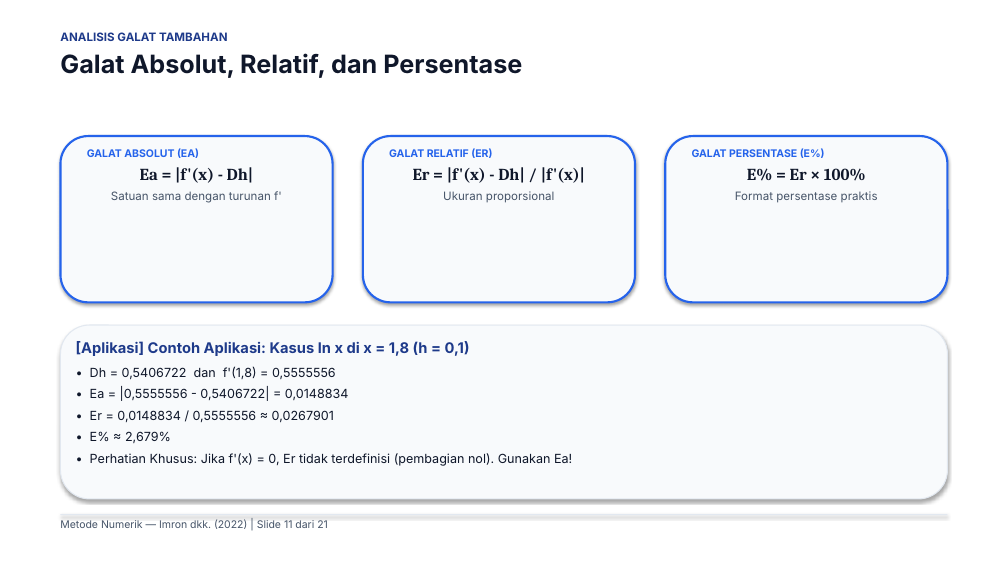
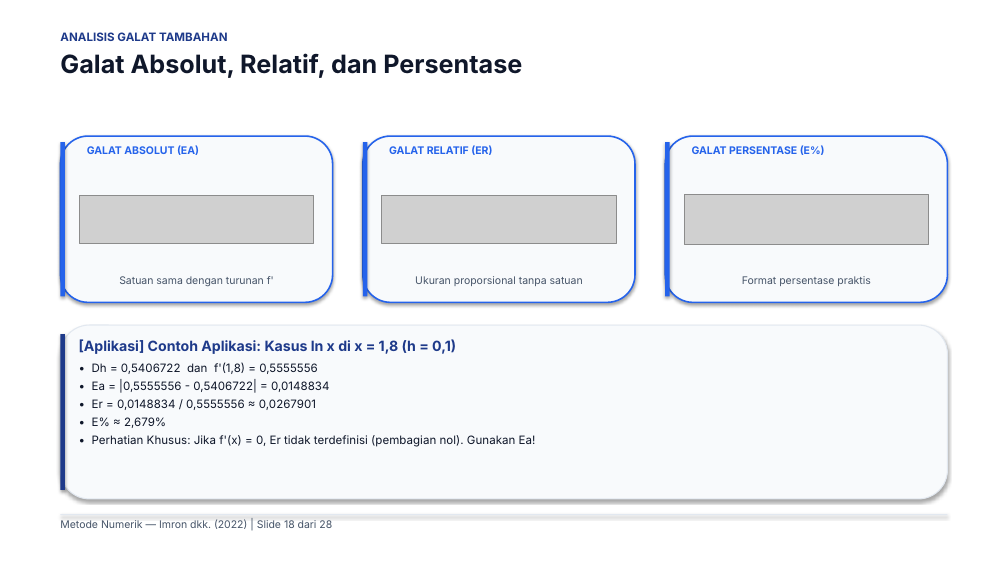
Before and after one commit to Moreyartea/Diferensiasi-Numerik, a slide deck: slide 18 of Diferensiasi_Numerik.pptx (slide 11 before the commit). Drawn at 1008x567 pixels with LibreOffice and Linux fonts; fonts in the diff are those of the drawing; grey boxes stand for pictures. Boxes give left, top, right and bottom in pixels: in the first picture for what was removed or moved away, otherwise in the second. Text is boxed around its words. In the diff, an @@ line names an element or a change of style, - is before the commit and + after.

```diff
--- a/Diferensiasi_Numerik.pptx
+++ b/Diferensiasi_Numerik.pptx
@@ rectangle added at (x1=60, y1=142, x2=65, y2=296), fill #2563EB @@
@@ text at (x1=87, y1=149, x2=254, y2=183): paragraphs removed @@
-GALAT ABSOLUT (EA)
-Ea = |f'(x) - Dh|
@@ text added at (x1=87, y1=145, x2=199, y2=155), 10 pt, text #2563EB, bold @@
+GALAT ABSOLUT (EA)
@@ rectangle added at (x1=363, y1=142, x2=368, y2=296), fill #2563EB @@
@@ text "GALAT RELATIF (ER)" at (x1=389, y1=145, x2=492, y2=155): less space between paragraphs @@
@@ outline #2563EB 2 pt to #2563EB 1.5 pt in 3 elements at (x1=60, y1=136, x2=333, y2=302), (x1=363, y1=136, x2=635, y2=302), (x1=665, y1=136, x2=948, y2=302) @@
@@ rectangle added at (x1=665, y1=142, x2=670, y2=296), fill #2563EB @@
@@ text "GALAT PERSENTASE (E%)" at (x1=692, y1=145, x2=825, y2=155): less space between paragraphs @@
@@ text at (x1=413, y1=167, x2=585, y2=203): paragraphs removed @@
-Er = |f'(x) - Dh| / |f'(x)|
-Ukuran proporsional
@@ text at (x1=735, y1=168, x2=878, y2=203): paragraphs removed @@
-E% = Er × 100%
-Format persentase praktis
@@ picture added at (x1=79, y1=196, x2=314, y2=244) @@
@@ picture added at (x1=382, y1=196, x2=616, y2=244) @@
@@ picture added at (x1=684, y1=194, x2=929, y2=245) @@
@@ text "Satuan sama dengan turunan f'" moved from (x1=87, y1=149, x2=282, y2=203) to (x1=119, y1=276, x2=274, y2=286) @@
@@ text "Satuan sama dengan turunan f'" at (x1=119, y1=276, x2=274, y2=286): size 11 to 10 pt @@
@@ text added at (x1=415, y1=276, x2=583, y2=286), 10 pt, text #475569 @@
+Ukuran proporsional tanpa satuan
@@ text added at (x1=742, y1=276, x2=870, y2=286), 10 pt, text #475569 @@
+Format persentase praktis
@@ rectangle added at (x1=60, y1=334, x2=65, y2=490), fill #1E3A8A @@
@@ text "[Aplikasi] Contoh Aplikasi: Kasus ln ..." at (x1=79, y1=339, x2=536, y2=447): size 14 to 13.5 pt in "[Aplikasi] Contoh Aplikasi: Kasus ln x di ..."; size 12 to 11 pt in "• Dh = 0,5406722 dan f'(1,8) = ...", "• Ea = |0,5555556 - 0,5406722| = ...", "• Er = 0,0148834 / 0,5555556 ≈ ...", "• E% ≈ 2,679%" and 1 more places; less space between paragraphs @@
@@ text at (x1=60, y1=519, x2=332, y2=529): text changed @@
-Metode Numerik — Imron dkk. (2022) | Slide 11 dari 21
+Metode Numerik — Imron dkk. (2022) | Slide 18 dari 28
```
Also in this commit, not shown: 17 other slides changed, 10 slides added, 3 slides removed, 6 other files.
